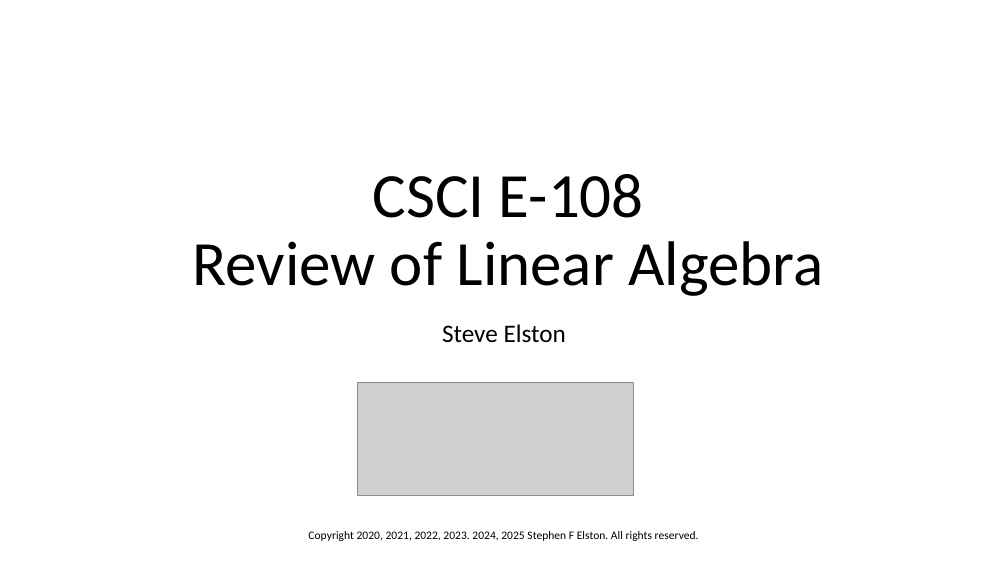
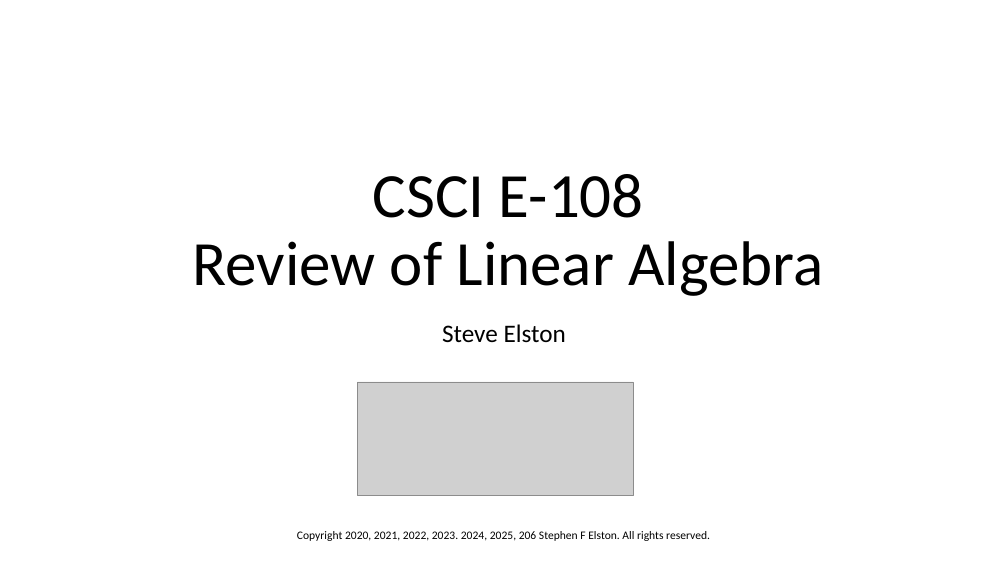
Before and after one commit to StephenElston/CSCI-E25, a slide deck: slide 1 of SupplementaryMaterial/ReviewOfLinearAlgebra.pptx. Drawn at 1008x567 pixels with LibreOffice and Linux fonts; fonts in the diff are those of the drawing; grey boxes stand for pictures. Boxes give left, top, right and bottom in pixels: in the first picture for what was removed or moved away, otherwise in the second. Text is boxed around its words. In the diff, an @@ line names an element or a change of style, - is before the commit and + after.

```diff
--- a/SupplementaryMaterial/ReviewOfLinearAlgebra.pptx
+++ b/SupplementaryMaterial/ReviewOfLinearAlgebra.pptx
@@ text at <box>297,531,710,541</box>: text changed @@
-Copyright 2020, 2021, 2022, 2023. 2024, 2025 Stephen F Elston. All rights reserved.
+Copyright 2020, 2021, 2022, 2023. 2024, 2025, 206 Stephen F Elston. All rights reserved.
```
Also in this commit, not shown: 1 slide added.
